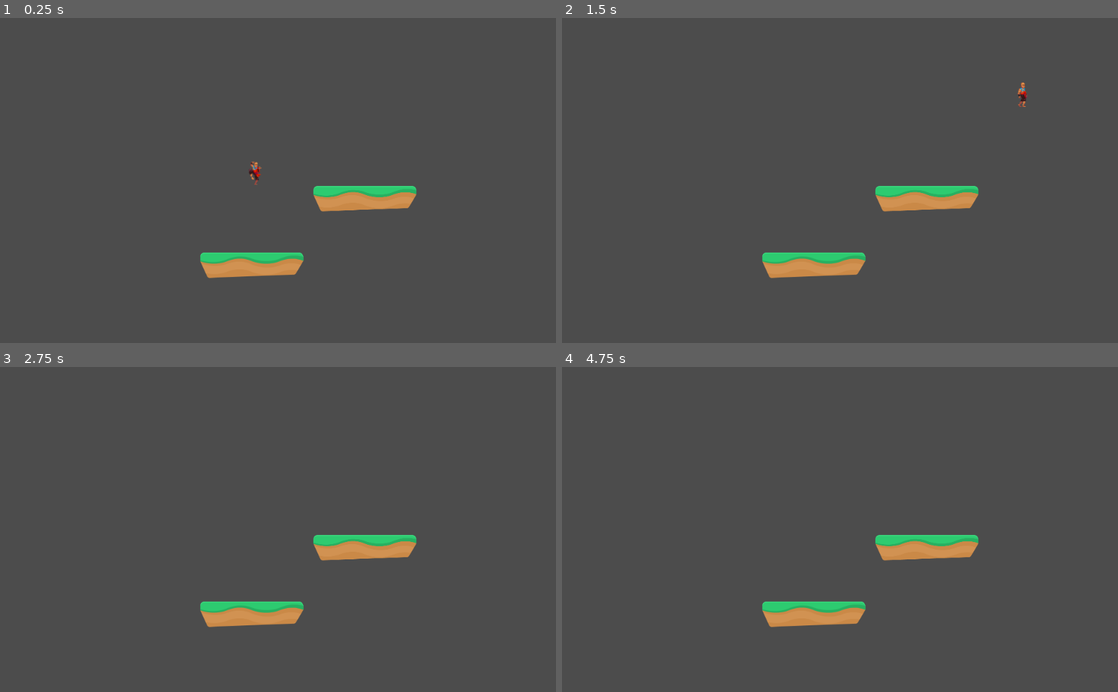
Above: before the commit, frames 1-4 (two rows, left to right).
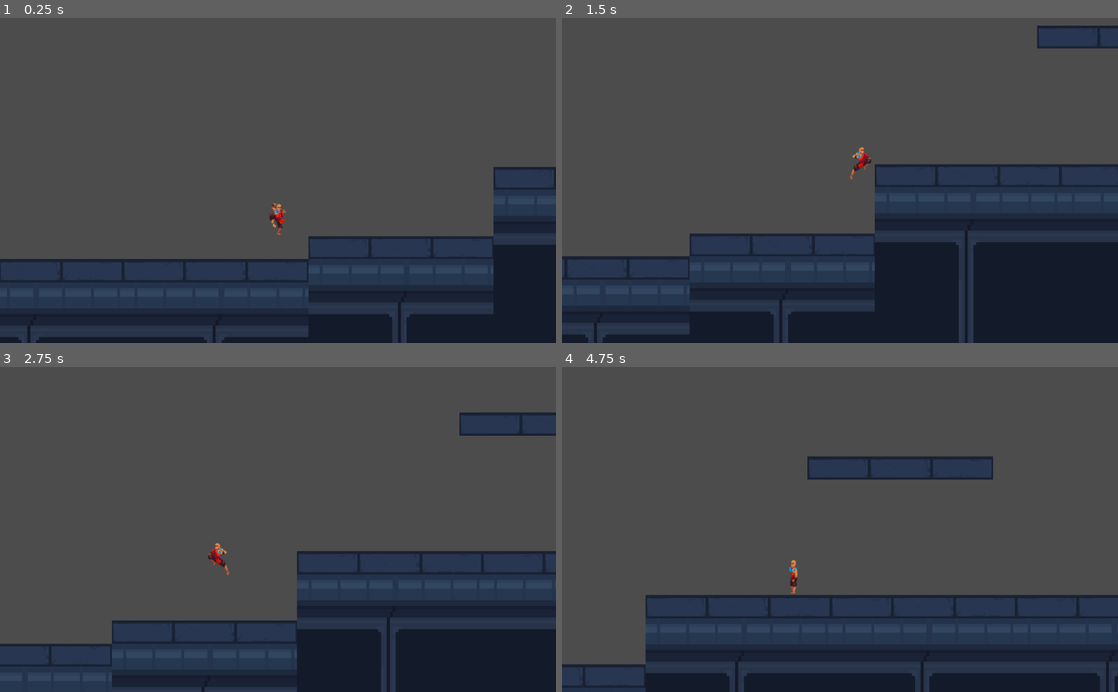
Above: after the commit, the same moments.

Repository: dejant/hoppydays
Game: Godot game, scene res://Levels/Level01.tscn
Two runs of this game, one before a commit and one after it. Both use one fixed random seed, a clock stepped at 60 frames per second and the inputs below.
Inputs:
- Up to frame 1 (0.25 s): no input
- Up to frame 2 (1.5 s): hold Space (jump) 0.53-1.28 s; hold D (right) from 0.53 s (still down); tap Space (jump) at 1.35 s
- Up to frame 3 (2.75 s): tap Space (jump) at 1.52, 1.82 s; release D (right) at 2.03 s; hold A (left) from 2.03 s (still down); hold Space (jump) from 2.03 s (still down)
- Up to frame 4 (4.75 s): release A (left) at 2.78 s; release Space (jump) at 2.78 s; hold D (right) 2.78-4.28 s; tap Space (jump) at 2.85, 3.02, 3.32, 4.35, 4.52 s; hold Space (jump) 3.53-4.28 s; hold A (left) from 4.28 s (still down)

The runs differ from the first frame. In frame 1, 33% of the frame differs, in the area x 0-100%, y 44-100%; in frame 2, 43%, in the area x 0-100%, y 2-100%; in frame 3, 34%; in frame 4, 30%.

Commit message:
created level prototype

Diff:
--- a/Levels/Level01.tscn
+++ b/Levels/Level01.tscn
@@ -1,45 +1,15 @@
-[gd_scene load_steps=4 format=2]
+[gd_scene load_steps=3 format=2]
 
 [ext_resource path="res://Player/Player.tscn" type="PackedScene" id=1]
-[ext_resource path="res://GFX/Environment/ground_grass.png" type="Texture" id=2]
+[ext_resource path="res://Levels/Tileset.tres" type="TileSet" id=2]
 
-[sub_resource type="RectangleShape2D" id=1]
-extents = Vector2( 190.508, 46.9667 )
-
-[node name="Node2D" type="Node2D"]
+[node name="Level01" type="Node2D"]
 
 [node name="Player" parent="." instance=ExtResource( 1 )]
 position = Vector2( 428.424, 120.67 )
 
-[node name="Floor1" type="StaticBody2D" parent="."]
-editor/display_folded = true
-position = Vector2( 831.461, 365.457 )
-__meta__ = {
-"_edit_group_": true
-}
-
-[node name="Sprite" type="Sprite" parent="Floor1"]
-texture = ExtResource( 2 )
-
-[node name="CollisionShape2D" type="CollisionShape2D" parent="Floor1"]
-visible = false
-shape = SubResource( 1 )
-
-[node name="Floor2" type="StaticBody2D" parent="."]
-editor/display_folded = true
-position = Vector2( 414.664, 610.978 )
-__meta__ = {
-"_edit_group_": true
-}
-
-[node name="Sprite" type="Sprite" parent="Floor2"]
-texture = ExtResource( 2 )
-
-[node name="CollisionShape2D" type="CollisionShape2D" parent="Floor2"]
-visible = false
-shape = SubResource( 1 )
-
-[node name="Camera2D" type="Camera2D" parent="."]
-position = Vector2( 511.579, 298.947 )
-current = true
-zoom = Vector2( 2, 2 )
+[node name="TileMap" type="TileMap" parent="."]
+tile_set = ExtResource( 2 )
+collision_layer = 2
+format = 1
+tile_data = PoolIntArray( -327639, 1, 0, -262121, 1, 0, 131088, 5, 0, 131096, 1, 0, 131104, 1, 0, 131118, 1, 0, 196624, 6, 0, 196632, 6, 0, 196640, 6, 0, 196654, 6, 0, 327688, 5, 0, 458744, 5, 0, 393216, 5, 0, 393224, 6, 0, 524280, 6, 0, 458752, 6, 0 )
--- /dev/null
+++ b/Levels/PlatformTiles.tscn
@@ -0,0 +1,24 @@
+[gd_scene load_steps=4 format=2]
+
+[ext_resource path="res://GFX/Environment/BT2001.png" type="Texture" id=1]
+[ext_resource path="res://GFX/Environment/BB2000-1.png" type="Texture" id=2]
+
+[sub_resource type="RectangleShape2D" id=1]
+extents = Vector2( 256.147, 32.4327 )
+
+[node name="PlatformTiles" type="Node2D"]
+
+[node name="small_short" type="Sprite" parent="."]
+position = Vector2( 219.414, 279.72 )
+scale = Vector2( 0.601019, 0.588928 )
+texture = ExtResource( 1 )
+
+[node name="StaticBody2D" type="StaticBody2D" parent="small_short"]
+
+[node name="CollisionShape2D" type="CollisionShape2D" parent="small_short/StaticBody2D"]
+shape = SubResource( 1 )
+
+[node name="BB2000-1" type="Sprite" parent="."]
+position = Vector2( 680.256, 299.43 )
+scale = Vector2( 0.395484, 0.293335 )
+texture = ExtResource( 2 )
--- /dev/null
+++ b/Levels/Tileset.tres
@@ -0,0 +1,115 @@
+[gd_resource type="TileSet" load_steps=4 format=2]
+
+[ext_resource path="res://GFX/Environment/BT2001.png" type="Texture" id=1]
+[ext_resource path="res://GFX/Environment/BB2000-1.png" type="Texture" id=2]
+
+[sub_resource type="RectangleShape2D" id=1]
+extents = Vector2( 256.147, 32.4327 )
+
+[resource]
+0/name = "fat_short"
+0/texture = ExtResource( 1 )
+0/tex_offset = Vector2( 0, 0 )
+0/modulate = Color( 1, 1, 1, 1 )
+0/region = Rect2( 0, 0, 512, 64 )
+0/tile_mode = 0
+0/occluder_offset = Vector2( 256, 32 )
+0/navigation_offset = Vector2( 256, 32 )
+0/shapes = [ {
+"autotile_coord": Vector2( 0, 0 ),
+"one_way": false,
+"one_way_margin": 1.0,
+"shape": SubResource( 1 ),
+"shape_transform": Transform2D( 1, 0, 0, 1, 256, 32 )
+} ]
+0/z_index = 0
+1/name = "fat_long"
+1/texture = ExtResource( 1 )
+1/tex_offset = Vector2( 0, 0 )
+1/modulate = Color( 1, 1, 1, 1 )
+1/region = Rect2( 0, 0, 512, 64 )
+1/tile_mode = 0
+1/occluder_offset = Vector2( 256, 32 )
+1/navigation_offset = Vector2( 256, 32 )
+1/shapes = [ {
+"autotile_coord": Vector2( 0, 0 ),
+"one_way": false,
+"one_way_margin": 1.0,
+"shape": SubResource( 1 ),
+"shape_transform": Transform2D( 1, 0, 0, 1, 256, 32 )
+} ]
+1/z_index = 0
+2/name = "small_short"
+2/texture = ExtResource( 1 )
+2/tex_offset = Vector2( 0, 0 )
+2/modulate = Color( 1, 1, 1, 1 )
+2/region = Rect2( 0, 0, 512, 64 )
+2/tile_mode = 0
+2/occluder_offset = Vector2( 256, 32 )
+2/navigation_offset = Vector2( 256, 32 )
+2/shapes = [ {
+"autotile_coord": Vector2( 0, 0 ),
+"one_way": false,
+"one_way_margin": 1.0,
+"shape": SubResource( 1 ),
+"shape_transform": Transform2D( 1, 0, 0, 1, 256, 32 )
+} ]
+2/z_index = 0
+3/name = "small_long"
+3/texture = ExtResource( 1 )
+3/tex_offset = Vector2( 0, 0 )
+3/modulate = Color( 1, 1, 1, 1 )
+3/region = Rect2( 0, 0, 512, 64 )
+3/tile_mode = 0
+3/occluder_offset = Vector2( 256, 32 )
+3/navigation_offset = Vector2( 256, 32 )
+3/shapes = [ {
+"autotile_coord": Vector2( 0, 0 ),
+"one_way": false,
+"one_way_margin": 1.0,
+"shape": SubResource( 1 ),
+"shape_transform": Transform2D( 1, 0, 0, 1, 256, 32 )
+} ]
+3/z_index = 0
+4/name = "medium_short"
+4/texture = ExtResource( 1 )
+4/tex_offset = Vector2( 0, 0 )
+4/modulate = Color( 1, 1, 1, 1 )
+4/region = Rect2( 0, 0, 512, 64 )
+4/tile_mode = 0
+4/occluder_offset = Vector2( 256, 32 )
+4/navigation_offset = Vector2( 256, 32 )
+4/shapes = [ {
+"autotile_coord": Vector2( 0, 0 ),
+"one_way": false,
+"one_way_margin": 1.0,
+"shape": SubResource( 1 ),
+"shape_transform": Transform2D( 1, 0, 0, 1, 256, 32 )
+} ]
+4/z_index = 0
+5/name = "medium_long"
+5/texture = ExtResource( 1 )
+5/tex_offset = Vector2( 0, 0 )
+5/modulate = Color( 1, 1, 1, 1 )
+5/region = Rect2( 0, 0, 512, 64 )
+5/tile_mode = 0
+5/occluder_offset = Vector2( 256, 32 )
+5/navigation_offset = Vector2( 256, 32 )
+5/shapes = [ {
+"autotile_coord": Vector2( 0, 0 ),
+"one_way": false,
+"one_way_margin": 1.0,
+"shape": SubResource( 1 ),
+"shape_transform": Transform2D( 1, 0, 0, 1, 256, 32 )
+} ]
+5/z_index = 0
+6/name = "BB2000-1"
+6/texture = ExtResource( 2 )
+6/tex_offset = Vector2( 0, 0 )
+6/modulate = Color( 1, 1, 1, 1 )
+6/region = Rect2( 0, 0, 512, 512 )
+6/tile_mode = 0
+6/occluder_offset = Vector2( 256, 256 )
+6/navigation_offset = Vector2( 256, 256 )
+6/shapes = [  ]
+6/z_index = 0
--- a/Player/Player.gd
+++ b/Player/Player.gd
@@ -7,6 +7,8 @@
 const UP = Vector2(0,-1)
 const DOWN = Vector2(0,1)
 const JUMPSPEED = 1600
+
+signal animate
 
 func _physics_process(delta):
 	apply_gravity()
@@ -40,13 +42,4 @@
 
 
 func animate():
-	$AnimatedSprite.play("idle")
-
-	if motion.y < 0:
-		$AnimatedSprite.play("jump")
-	if motion.x > 0:
-		$AnimatedSprite.set_flip_h(false)
-		$AnimatedSprite.play("walkRight")
-	if motion.x < 0:
-		$AnimatedSprite.set_flip_h(true)
-		$AnimatedSprite.play("walkLeft")
+	emit_signal("animate", motion)
--- a/Player/Player.tscn
+++ b/Player/Player.tscn
@@ -1,47 +1,15 @@
-[gd_scene load_steps=15 format=2]
+[gd_scene load_steps=4 format=2]
 
 [ext_resource path="res://Player/Player.gd" type="Script" id=1]
-[ext_resource path="res://GFX/Players/sprites/idle1.png" type="Texture" id=2]
-[ext_resource path="res://GFX/Players/sprites/idle2.png" type="Texture" id=3]
-[ext_resource path="res://GFX/Players/sprites/idle3.png" type="Texture" id=4]
-[ext_resource path="res://GFX/Players/sprites/idle4.png" type="Texture" id=5]
-[ext_resource path="res://GFX/Players/sprites/jump1.png" type="Texture" id=6]
-[ext_resource path="res://GFX/Players/sprites/walk1.png" type="Texture" id=7]
-[ext_resource path="res://GFX/Players/sprites/walk2.png" type="Texture" id=8]
-[ext_resource path="res://GFX/Players/sprites/walk3.png" type="Texture" id=9]
-[ext_resource path="res://GFX/Players/sprites/walk4.png" type="Texture" id=10]
-[ext_resource path="res://GFX/Players/sprites/walk5.png" type="Texture" id=11]
-[ext_resource path="res://GFX/Players/sprites/walk6.png" type="Texture" id=12]
+[ext_resource path="res://Player/PlayerAnimation.tscn" type="PackedScene" id=2]
 
 [sub_resource type="CapsuleShape2D" id=1]
 radius = 36.3585
 height = 26.1139
 
-[sub_resource type="SpriteFrames" id=2]
-animations = [ {
-"frames": [ ExtResource( 2 ), ExtResource( 3 ), ExtResource( 4 ), ExtResource( 5 ) ],
-"loop": true,
-"name": "idle",
-"speed": 5.0
-}, {
-"frames": [ ExtResource( 6 ) ],
-"loop": true,
-"name": "jump",
-"speed": 5.0
-}, {
-"frames": [ ExtResource( 7 ), ExtResource( 8 ), ExtResource( 9 ), ExtResource( 10 ), ExtResource( 11 ), ExtResource( 12 ) ],
-"loop": true,
-"name": "walkRight",
-"speed": 5.0
-}, {
-"frames": [ ExtResource( 7 ), ExtResource( 8 ), ExtResource( 9 ), ExtResource( 10 ), ExtResource( 11 ), ExtResource( 12 ) ],
-"loop": true,
-"name": "walkLeft",
-"speed": 5.0
-} ]
-
 [node name="Player" type="KinematicBody2D"]
 position = Vector2( 514.23, 295.905 )
+collision_mask = 2
 script = ExtResource( 1 )
 __meta__ = {
 "_edit_group_": true
@@ -50,8 +18,12 @@
 [node name="CollisionShape2D" type="CollisionShape2D" parent="."]
 shape = SubResource( 1 )
 
-[node name="AnimatedSprite" type="AnimatedSprite" parent="."]
-position = Vector2( 0, -15 )
-scale = Vector2( 2, 2 )
-frames = SubResource( 2 )
-animation = "walkRight"
+[node name="PlayerAnimation" parent="." instance=ExtResource( 2 )]
+
+[node name="Camera2D" type="Camera2D" parent="."]
+current = true
+zoom = Vector2( 1.5, 1.5 )
+drag_margin_h_enabled = false
+smoothing_enabled = true
+smoothing_speed = 4.0
+[connection signal="animate" from="." to="PlayerAnimation" method="_on_Player_animate"]
--- /dev/null
+++ b/Player/PlayerAnimation.gd
@@ -0,0 +1,13 @@
+extends AnimatedSprite
+
+
+func _on_Player_animate(motion):
+	if motion.y < 0:
+		play("jump")
+	elif motion.x > 0:
+		set_flip_h(false)
+		play("walkRight")
+	elif motion.x < 0:
+		set_flip_h(true)
+		play("walkLeft")
+	else: play("idle")
--- /dev/null
+++ b/Player/PlayerAnimation.tscn
@@ -0,0 +1,45 @@
+[gd_scene load_steps=14 format=2]
+
+[ext_resource path="res://GFX/Players/sprites/idle1.png" type="Texture" id=1]
+[ext_resource path="res://GFX/Players/sprites/idle2.png" type="Texture" id=2]
+[ext_resource path="res://GFX/Players/sprites/idle3.png" type="Texture" id=3]
+[ext_resource path="res://GFX/Players/sprites/idle4.png" type="Texture" id=4]
+[ext_resource path="res://GFX/Players/sprites/jump1.png" type="Texture" id=5]
+[ext_resource path="res://GFX/Players/sprites/walk1.png" type="Texture" id=6]
+[ext_resource path="res://GFX/Players/sprites/walk2.png" type="Texture" id=7]
+[ext_resource path="res://GFX/Players/sprites/walk3.png" type="Texture" id=8]
+[ext_resource path="res://GFX/Players/sprites/walk4.png" type="Texture" id=9]
+[ext_resource path="res://GFX/Players/sprites/walk5.png" type="Texture" id=10]
+[ext_resource path="res://GFX/Players/sprites/walk6.png" type="Texture" id=11]
+[ext_resource path="res://Player/PlayerAnimation.gd" type="Script" id=12]
+
+[sub_resource type="SpriteFrames" id=1]
+animations = [ {
+"frames": [ ExtResource( 1 ), ExtResource( 2 ), ExtResource( 3 ), ExtResource( 4 ) ],
+"loop": true,
+"name": "idle",
+"speed": 5.0
+}, {
+"frames": [ ExtResource( 5 ) ],
+"loop": true,
+"name": "jump",
+"speed": 5.0
+}, {
+"frames": [ ExtResource( 6 ), ExtResource( 7 ), ExtResource( 8 ), ExtResource( 9 ), ExtResource( 10 ), ExtResource( 11 ) ],
+"loop": true,
+"name": "walkRight",
+"speed": 5.0
+}, {
+"frames": [ ExtResource( 6 ), ExtResource( 7 ), ExtResource( 8 ), ExtResource( 9 ), ExtResource( 10 ), ExtResource( 11 ) ],
+"loop": true,
+"name": "walkLeft",
+"speed": 5.0
+} ]
+
+[node name="PlayerAnimation" type="AnimatedSprite"]
+position = Vector2( 0, -15 )
+scale = Vector2( 2, 2 )
+frames = SubResource( 1 )
+animation = "walkRight"
+frame = 3
+script = ExtResource( 12 )
--- a/project.godot
+++ b/project.godot
@@ -37,6 +37,11 @@
  ]
 }
 
+[layer_names]
+
+2d_physics/layer_1="Player"
+2d_physics/layer_2="Terrain"
+
 [rendering]
 
 environment/default_environment="res://default_env.tres"
Binary file added: GFX/Environment/B1001-1.png
Not shown, added: GFX/Environment/B1001-1.png.import
Binary file added: GFX/Environment/B1001-2.png
Not shown, added: GFX/Environment/B1001-2.png.import
Binary file added: GFX/Environment/B1001-3.png
Not shown, added: GFX/Environment/B1001-3.png.import
Binary file added: GFX/Environment/BB2000-1.png
Not shown, added: GFX/Environment/BB2000-1.png.import
Binary file added: GFX/Environment/BB2000-2.PNG
Not shown, added: GFX/Environment/BB2000-2.PNG.import
Binary file added: GFX/Environment/BT2001.png
Not shown, added: GFX/Environment/BT2001.png.import
